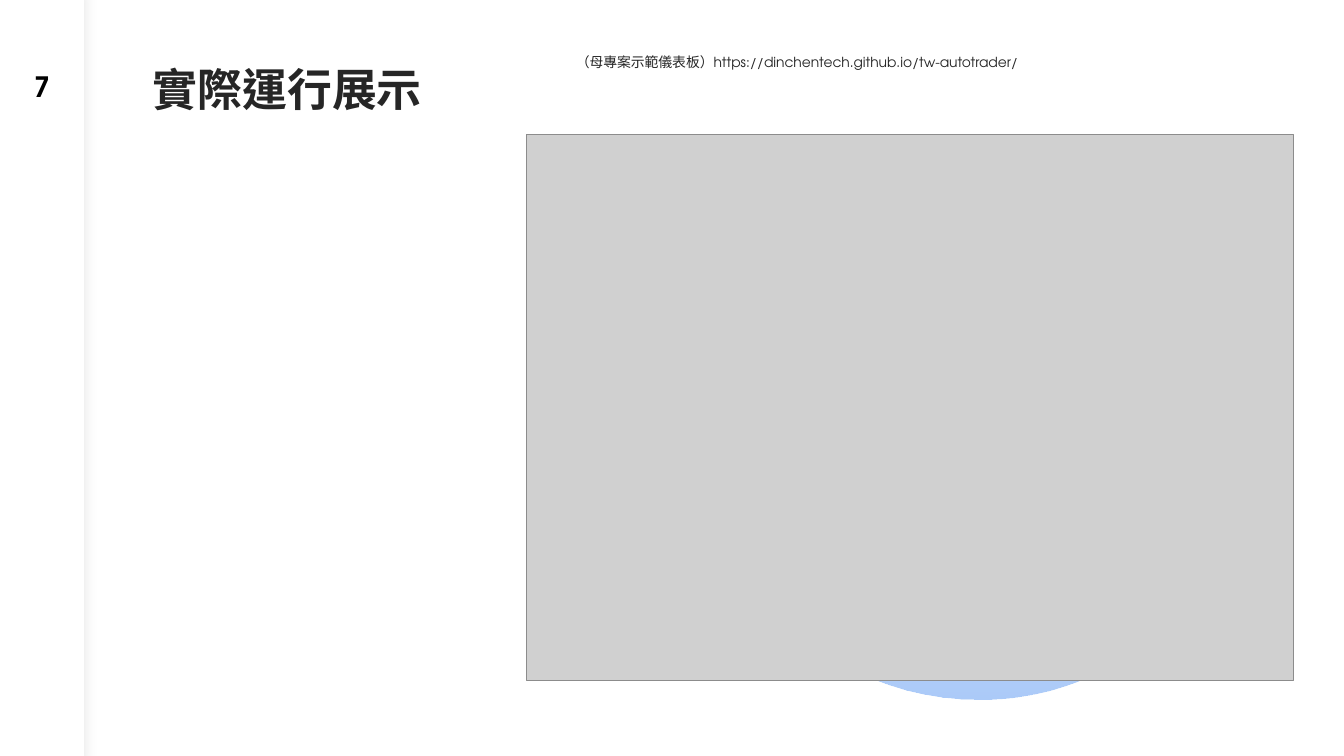
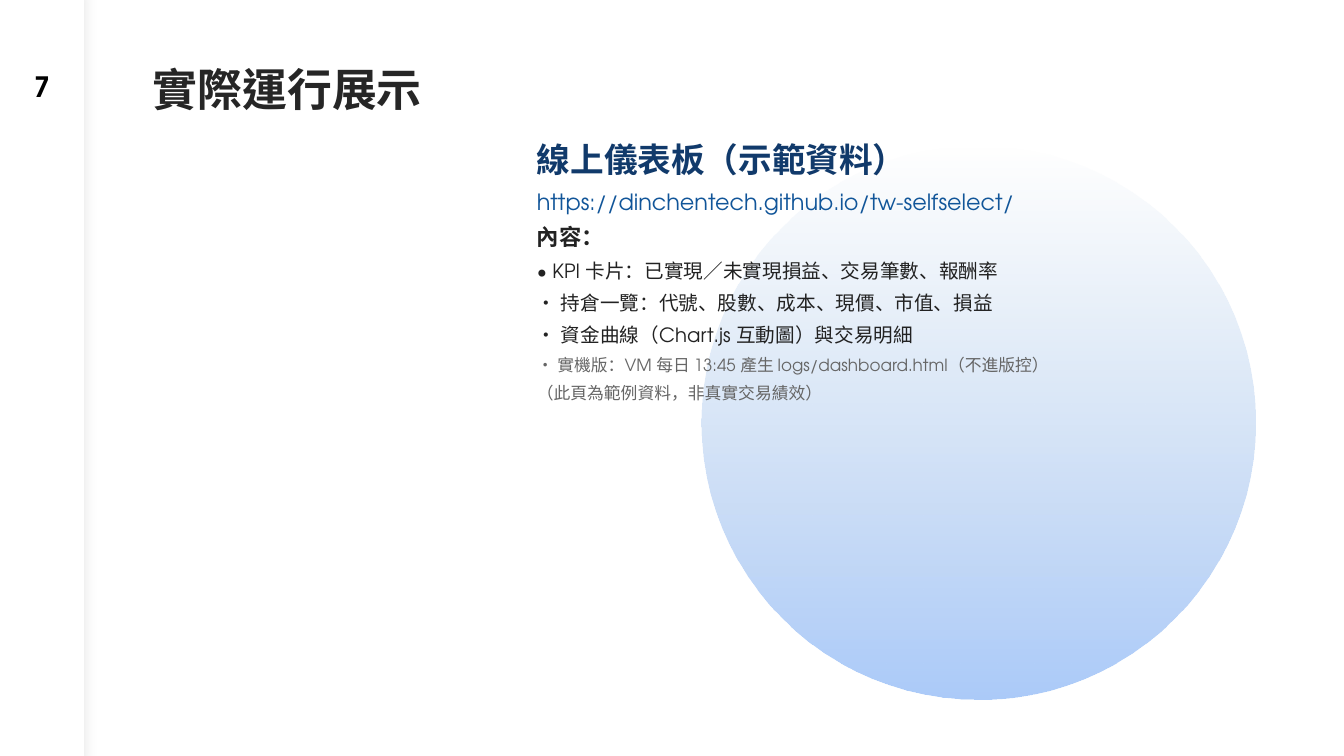
Before and after one commit to dinchentech/tw-selfselect, a slide deck: slide 7 of plans/ppt/TW-SELFSELECT台股買賣自動化系統-W1-講稿版.pptx. Drawn at 1344x756 pixels with LibreOffice and Linux fonts; fonts in the diff are those of the drawing; grey boxes stand for pictures. Boxes give left, top, right and bottom in pixels: in the first picture for what was removed or moved away, otherwise in the second. Text is boxed around its words. In the diff, an @@ line names an element or a change of style, - is before the commit and + after.

Commit message:
W1 s7：儀表板示範頁改連 tw-selfselect（改版無瀏覽器可截圖，改放內容摘要）
- 網址改為 https://dinchentech.github.io/tw-selfselect/（docs/index.html＋Pages 已上線）
- 移除舊 tw-autotrader 儀表板截圖（資料/品牌已不符）與重複的網址 bullet
- 畫面改列儀表板內容（KPI／持倉／資金曲線）＋範例資料與實機 logs/dashboard.html 說明
- 講稿同步

```diff
--- a/plans/ppt/TW-SELFSELECT台股買賣自動化系統-W1-講稿版.pptx
+++ b/plans/ppt/TW-SELFSELECT台股買賣自動化系統-W1-講稿版.pptx
@@ text removed at (576,55,1018,70) @@
-（母專案示範儀表板）https://dinchentech.github.io/tw-autotrader/
@@ picture removed at (527,134,1294,681) @@
@@ text added at (537,143,1049,401), 14 pt, text #222222 @@
+線上儀表板（示範資料）
+https://dinchentech.github.io/tw-selfselect/
+內容：
+• KPI 卡片：已實現／未實現損益、交易筆數、報酬率
+• 持倉一覽：代號、股數、成本、現價、市值、損益
+• 資金曲線（Chart.js 互動圖）與交易明細
+• 實機版：VM 每日 13:45 產生 logs/dashboard.html（不進版控）
+（此頁為範例資料，非真實交易績效）
```
